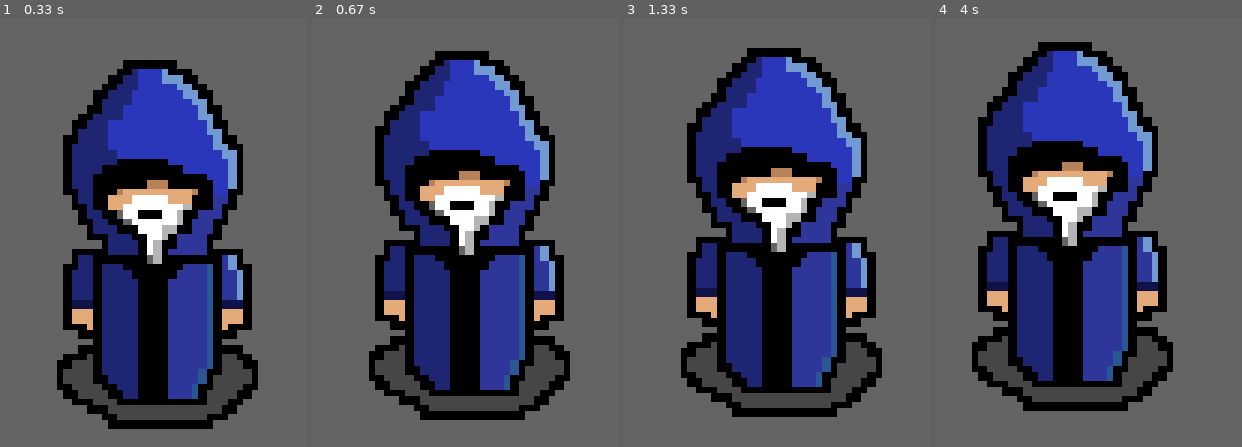
Above: before the commit, frames 1-4 (left to right).
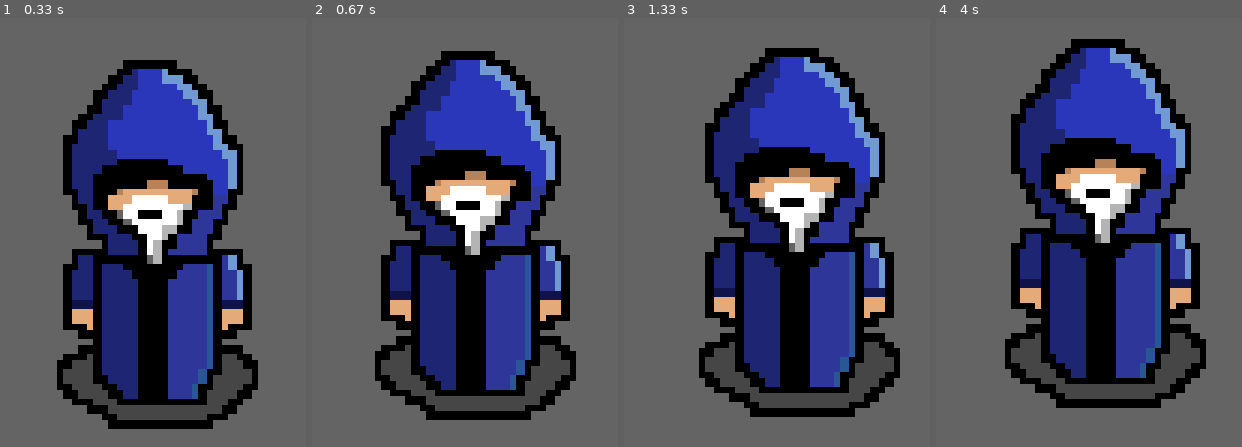
Above: after the commit, the same moments.

Repository: insper-classroom/devlife-23-1-projeto-pygame-luigi_ribolla
Game: pygame game, started from funcoes.py
The game is run twice, just before and just after one commit, with the same random seed, the same clock (stepped at 60 frames per second) and the same inputs.
Inputs:
- Up to frame 1 (0.33 s): no input
- Up to frame 2 (0.67 s): hold W from 0.33 s (still down); hold Right from 0.33 s (still down)
- Up to frame 3 (1.33 s): release W at 0.8 s; release Right at 0.8 s; hold Right 0.83-1.3 s
- Up to frame 4 (4 s): hold W 1.33-1.63 s; hold Right 1.67-2.13 s; hold A 2.17-2.7 s; hold Down 2.73-3.03 s; hold A 3.07-3.47 s; hold Up 3.5-3.87 s; hold D from 3.9 s (still down)

Frame 1 is identical in both runs. In frame 2, 14% of the frame differs, in the area x 18-87%, y 7-94%; in frame 3, 32%; in frame 4, 43%, in the area x 11-89%, y 4-92%.

Commit message:
State criado e Locomoção pelas setas

Diff:
--- a/funcoes.py
+++ b/funcoes.py
@@ -13,19 +13,23 @@
    'player': player
 }
 
+state = {
+    'mapa' : (2000,1500)
+}
+
 def checa_eventos():
     for event in pg.event.get():
         if event.type == pg.QUIT:
             return False
 
     tecla = pg.key.get_pressed()
-    if tecla[pg.K_a]:
+    if tecla[pg.K_a] or tecla[pg.K_LEFT]:
         knight_pos[0] -= 0.12
-    if tecla[pg.K_d]:
+    if tecla[pg.K_d] or tecla[pg.K_RIGHT]:
         knight_pos[0] += 0.12
-    if tecla[pg.K_w]:
+    if tecla[pg.K_w] or tecla[pg.K_UP]:
         knight_pos[1] -= 0.12
-    if tecla[pg.K_s]:
+    if tecla[pg.K_s] or tecla[pg.K_DOWN]:
         knight_pos[1] += 0.12
     return True
 
